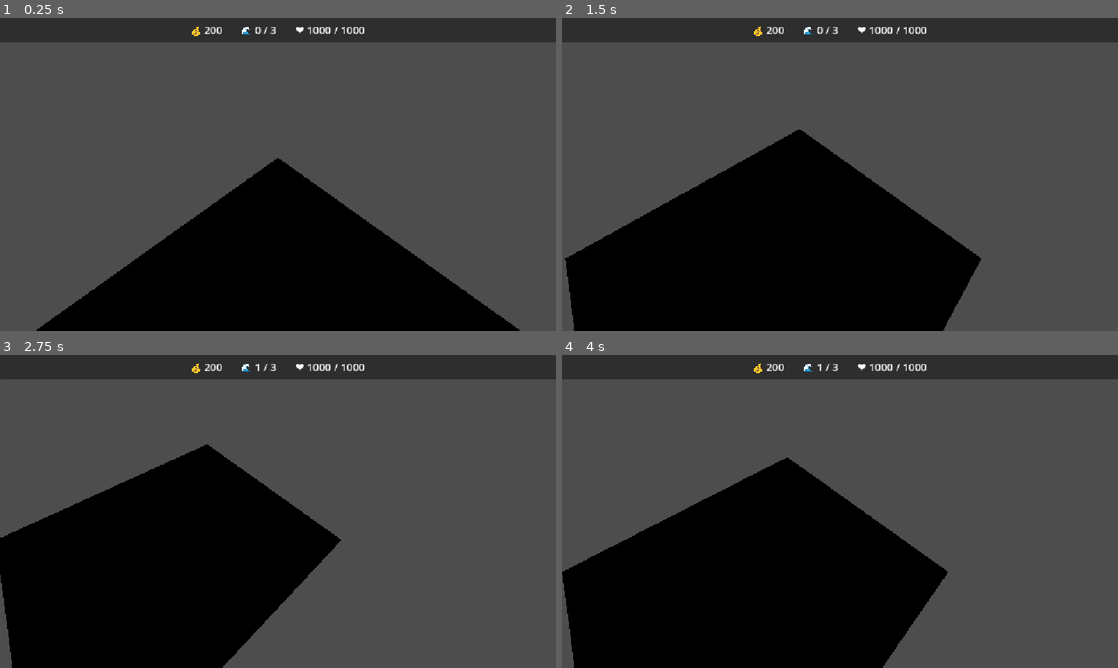
Above: before the commit, frames 1-4 (two rows, left to right).
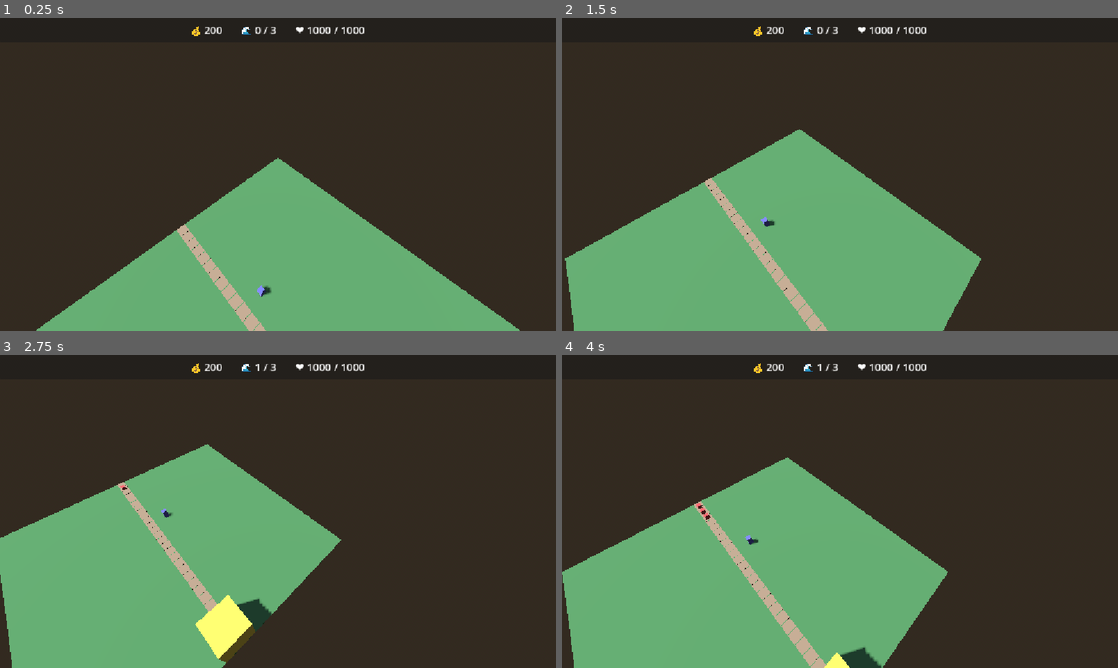
Above: after the commit, the same moments.

Repository: MAQHASKER/tower-defense
Game: Godot game, scene res://scenes/Main.tscn
Same seed, same stepped clock (60 frames per second), same inputs: the game is played once before the commit and once after it.
Inputs (mouse positions are in pixels of both pictures, inside the frame that each line leads up to):
- Up to frame 1 (0.25 s): no input
- Up to frame 2 (1.5 s): tap Enter at 0.5 s; move the mouse to (962, 158) at 0.52 s; hold Right (ui_right) 0.53-1.25 s; click (962, 158) at 0.67 s; drag from (728, 190) to (812, 237) at 1.27 s
- Up to frame 3 (2.75 s): tap Space at 2 s; move the mouse to (333, 442) at 2.02 s; hold Right (ui_right) from 2.03 s (still down)
- Up to frame 4 (4 s): release Right (ui_right) at 2.75 s; drag from (812, 574) to (673, 464) at 2.77 s; tap Enter at 3.5 s; move the mouse to (1006, 558) at 3.52 s; hold Left (ui_left) from 3.53 s (still down)

The runs differ from the first frame. In frame 1, 92% of the frame differs, in the area x 0-100%, y 0-100%; in frame 2, 92%; in frame 3, 92%; in frame 4, 92%.

Commit message:
Fix: enemies stop before base, attack from outside

Diff:
--- a/project.godot
+++ b/project.godot
@@ -23,6 +23,10 @@
 
 window/stretch/mode="canvas_items"
 window/stretch/aspect="expand"
+
+[editor_plugins]
+
+enabled=PackedStringArray("res://addons/ollama_assistant/plugin.cfg")
 
 [input]
 
--- a/scenes/Main.tscn
+++ b/scenes/Main.tscn
@@ -4,6 +4,17 @@
 [ext_resource type="Script" uid="uid://drfsb1mi483wd" path="res://scripts/CameraController.gd" id="2_0bbpv"]
 [ext_resource type="Script" uid="uid://c4vr8wkgpb84d" path="res://scripts/WaveSpawner.gd" id="2_rarhs"]
 [ext_resource type="PackedScene" uid="uid://c36webiv4r64f" path="res://scenes/ui/HUD.tscn" id="3_0bbpv"]
+
+[sub_resource type="ProceduralSkyMaterial" id="ProceduralSkyMaterial_vqldb"]
+
+[sub_resource type="Sky" id="Sky_4t1ab"]
+sky_material = SubResource("ProceduralSkyMaterial_vqldb")
+
+[sub_resource type="Environment" id="Environment_xwvtf"]
+background_mode = 2
+sky = SubResource("Sky_4t1ab")
+ambient_light_source = 3
+ambient_light_energy = 0.5
 
 [node name="Main" type="Node3D" unique_id=1797040545]
 script = ExtResource("1_rvslj")
@@ -19,3 +30,10 @@
 script = ExtResource("2_0bbpv")
 
 [node name="HUD" parent="." unique_id=954579090 instance=ExtResource("3_0bbpv")]
+
+[node name="Sun" type="DirectionalLight3D" parent="." unique_id=1294595336]
+transform = Transform3D(0.8660254, 0.38302222, -0.32139382, 0, 0.64278764, 0.76604444, 0.5, -0.66341394, 0.5566704, 0, 0, 0)
+shadow_enabled = true
+
+[node name="Environment" type="WorldEnvironment" parent="." unique_id=1507698678]
+environment = SubResource("Environment_xwvtf")
--- a/scripts/Main.gd
+++ b/scripts/Main.gd
@@ -10,6 +10,7 @@
     build_ground()
     build_path_visual()
     spawn_test_tower()
+    spawn_base()
 
 func build_ground() -> void:
     var mesh := BoxMesh.new()
@@ -68,3 +69,9 @@
     tower.position = Constants.cell_to_world(Vector2i(10, 12))   # рядом с путём
     tower.setup()
     entities.add_child(tower)
+
+func spawn_base() -> void:
+    var base := Base.new()
+    base.position = Constants.cell_to_world(path.get_end())
+    base.setup()
+    entities.add_child(base)
--- /dev/null
+++ b/scripts/buildings/Base.gd
@@ -0,0 +1,19 @@
+class_name Base
+extends Node3D
+
+var _mesh: MeshInstance3D
+
+func setup() -> void:
+    _mesh = MeshInstance3D.new()
+    var box := BoxMesh.new()
+    box.size = Vector3(
+        3.0 * Constants.CELL_SIZE,
+        3.0 * Constants.CELL_SIZE,
+        3.0 * Constants.CELL_SIZE
+    )
+    var mat := StandardMaterial3D.new()
+    mat.albedo_color = Constants.COLOR_BASE
+    box.material = mat
+    _mesh.mesh = box
+    _mesh.position.y = 3.0    # центр куба на высоте 3 м (низ на y=0)
+    add_child(_mesh)
--- a/scripts/units/Enemy.gd
+++ b/scripts/units/Enemy.gd
@@ -7,6 +7,9 @@
 var speed: float = 1.5          # клеток в секунду
 var damage: float = 5.0
 var reward: int = 10
+var attack_speed: float = 1.0   # секунд между ударами
+var _attack_timer: float = 0.0
+var _reached_base: bool = false
 
 # Путь
 var path_cells: Array[Vector2i] = []
@@ -36,31 +39,40 @@
         position = Constants.cell_to_world(path_cells[0])
 
 func _process(delta: float) -> void:
+    if _reached_base:
+        _attack_timer -= delta
+        if _attack_timer <= 0.0:
+            GameManager.damage_base(damage)
+            _attack_timer = attack_speed
+        return
+
     if path_cells.size() < 2:
         return
-    if current_index >= path_cells.size() - 1:
+
+    # Останавливаемся за 2 клетки до конца пути (перед ратушей)
+    var stop_index: int = max(1, path_cells.size() - 3)
+    if current_index >= stop_index:
+        _reach_base()
         return
 
     var from_pos := Constants.cell_to_world(path_cells[current_index])
     var to_pos := Constants.cell_to_world(path_cells[current_index + 1])
 
-    # Скорость в клетках/сек → доля пути за кадр
-    _progress += (speed / 1.0) * delta
+    _progress += speed * delta
 
     if _progress >= 1.0:
         _progress = 0.0
         current_index += 1
-        # Если дошли до конца — пока просто останавливаемся
-        if current_index >= path_cells.size() - 1:
-            position = Constants.cell_to_world(path_cells[current_index])
+        if current_index >= stop_index:
+            position = Constants.cell_to_world(path_cells[stop_index])
             _reach_base()
             return
 
     position = from_pos.lerp(to_pos, _progress)
 
 func _reach_base() -> void:
-    GameManager.damage_base(damage)
-    queue_free()
+    _reached_base = true
+    _attack_timer = attack_speed
 
 func take_damage(amount: float) -> void:
     hp -= amount
Not shown, added: addons/ollama_assistant/ollama_client.gd
Not shown, added: addons/ollama_assistant/ollama_client.gd.uid
Not shown, added: addons/ollama_assistant/ollama_dock.gd
Not shown, added: addons/ollama_assistant/ollama_dock.gd.uid
Not shown, added: addons/ollama_assistant/plugin.cfg
Not shown, added: addons/ollama_assistant/plugin.gd
Not shown, added: addons/ollama_assistant/plugin.gd.uid
Not shown, added: scripts/buildings/Base.gd.uid
Not shown, changed: docs/progress.md
